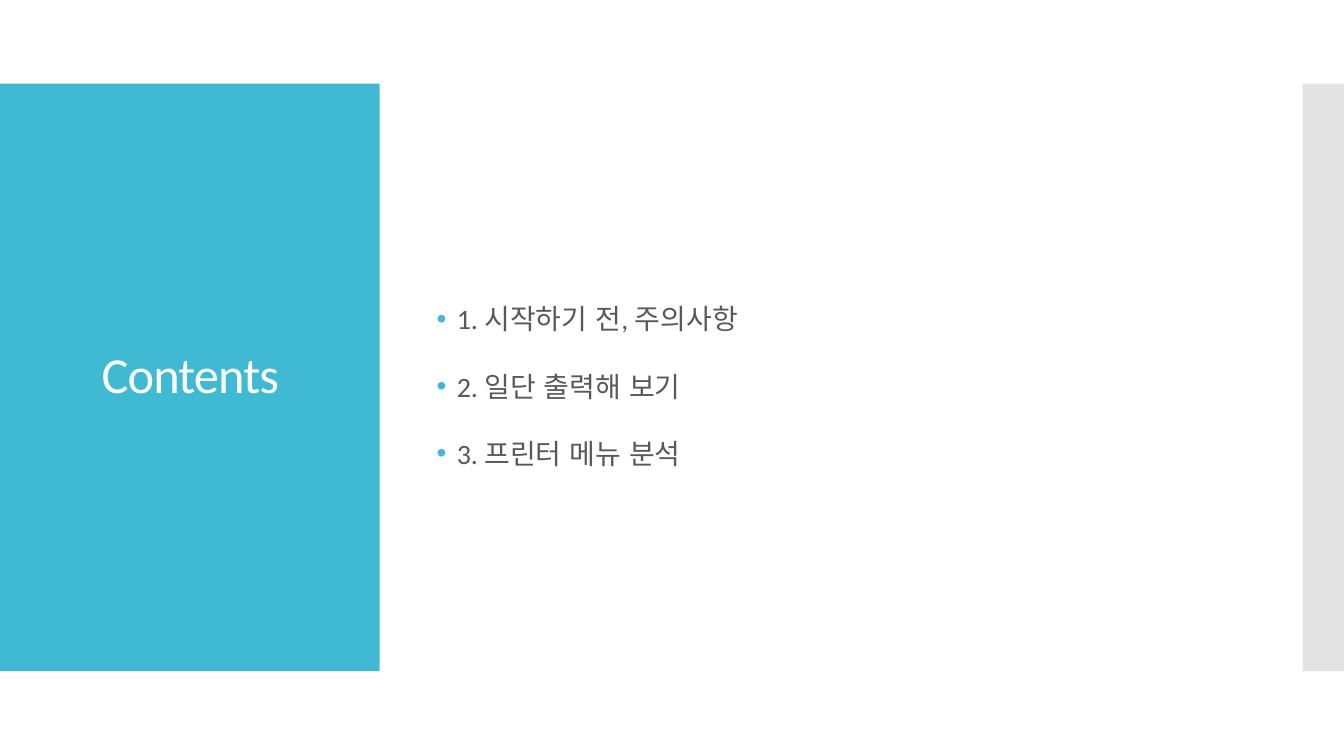
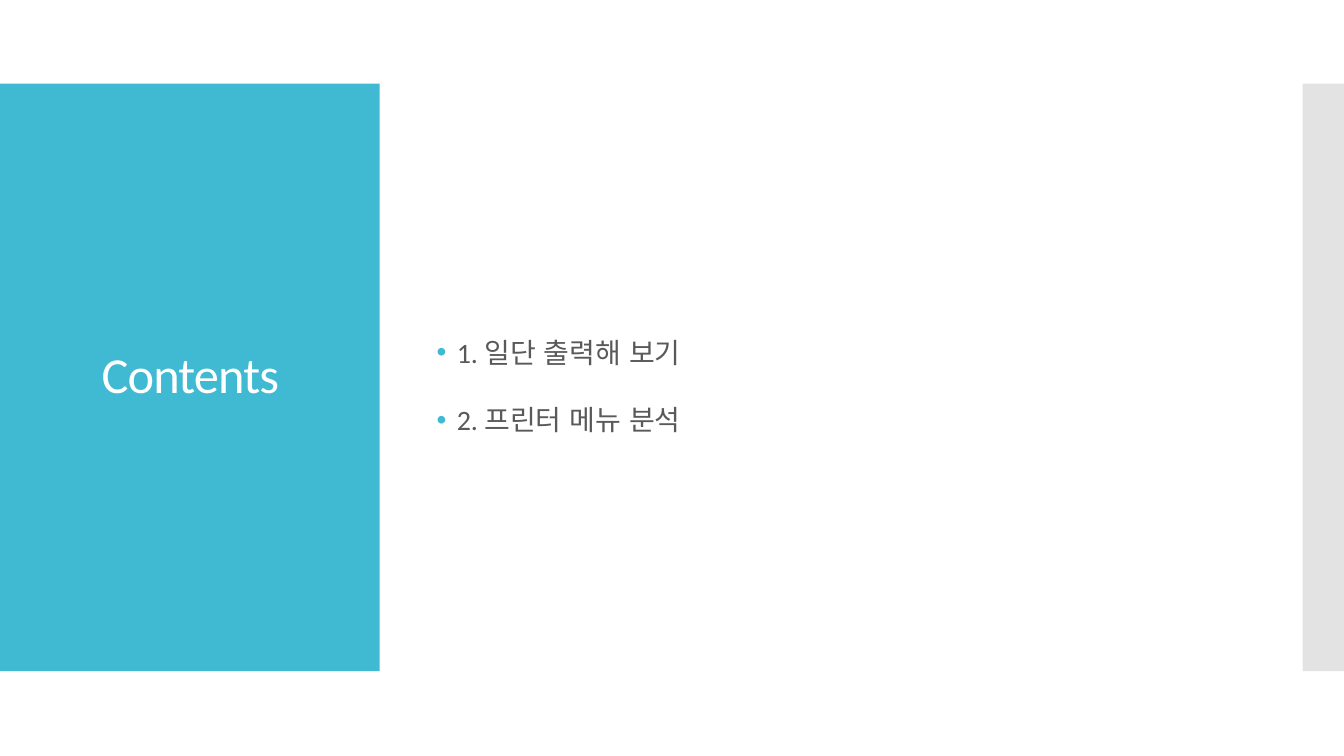
Before and after one commit to IncoCura/Instruction, a slide deck: slide 2 of 3DPrinter/3. Printing GCode file.pptx. Drawn at 1344x756 pixels with LibreOffice and Linux fonts; fonts in the diff are those of the drawing. Boxes give left, top, right and bottom in pixels: in the first picture for what was removed or moved away, otherwise in the second. Text is boxed around its words. In the diff, an @@ line names an element or a change of style, - is before the commit and + after.

```diff
--- a/3DPrinter/3. Printing GCode file.pptx
+++ b/3DPrinter/3. Printing GCode file.pptx
@@ text at box(457, 339, 681, 432): text changed @@
-• 1. 시작하기 전, 주의사항
-• 2. 일단 출력해 보기
-• 3. 프린터 메뉴 분석
+• 1. 일단 출력해 보기
+• 2. 프린터 메뉴 분석
```
Also in this commit, not shown: 2 other slides changed, 1 slide added, 4 slides removed, 1 other file.
